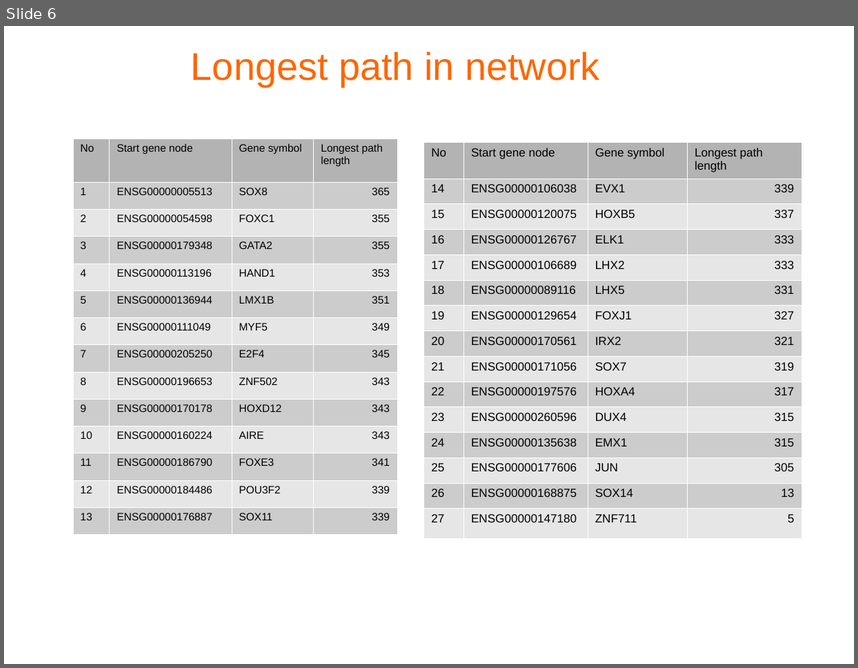
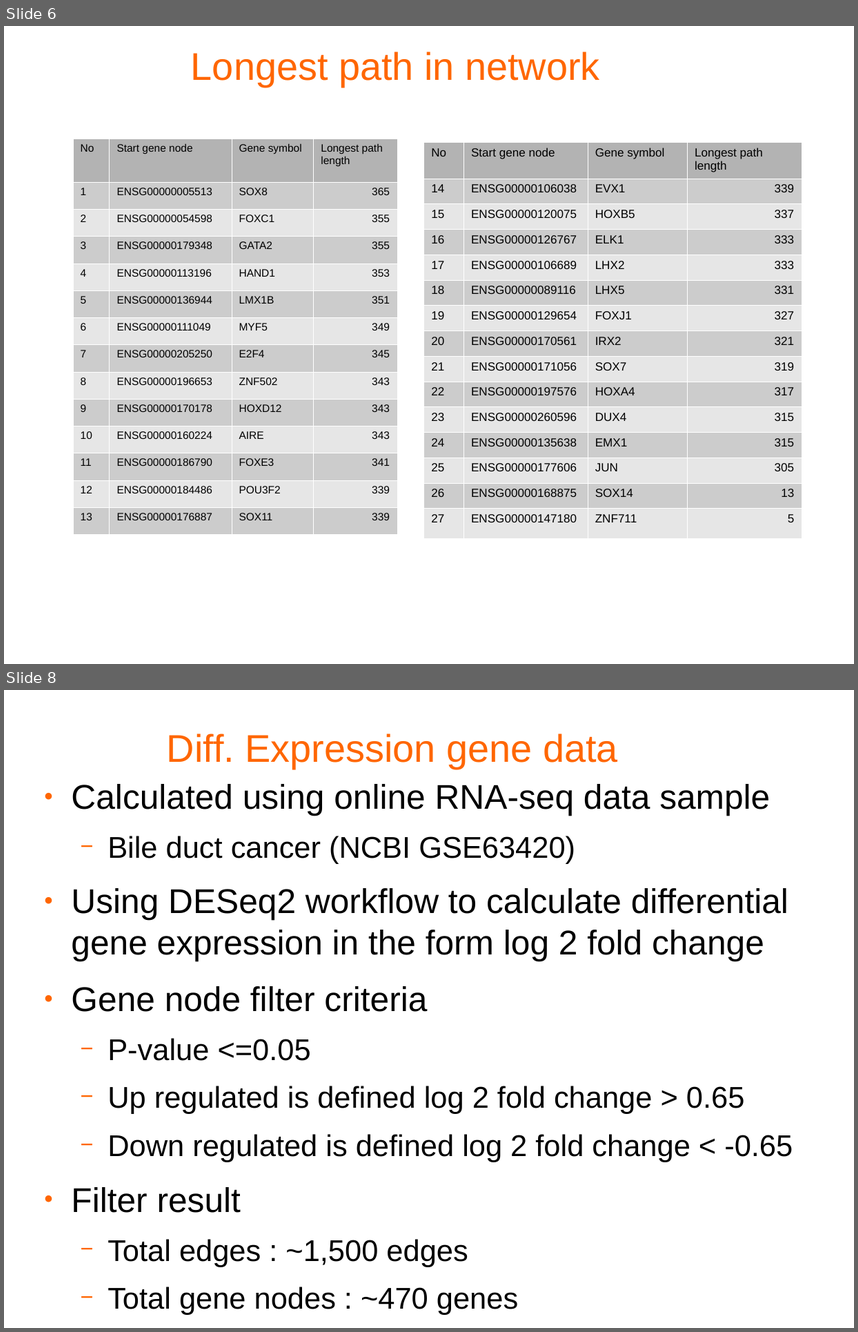
Before and after one commit to barbarian1803/python-grn, a slide deck: data/Result summary.odp. Shown one above the other, each under a label of ours: slide 6 before the commit, slides 6 and 8 after it; the slides between them are not shown. The pictures are 858x668 and 858x1332 pixels, drawn with LibreOffice and Linux fonts; fonts in the diff are those of the drawing; background and template pictures are left out. Boxes give left, top, right and bottom in pixels: in the first picture for what was removed or moved away, otherwise in the second. Text is boxed around its words. In the diff, an @@ line names an element or a change of style, - is before the commit and + after.

```diff
--- a/data/Result summary.odp
+++ b/data/Result summary.odp
@@ slide 8 added at bbox=[4, 690, 854, 1328], background #FFFFFF @@
@@ title added at bbox=[167, 733, 618, 769], 36 pt, text #FF6600 @@
+Diff. Expression gene data
@@ text added at bbox=[71, 784, 793, 1314], 28 pt, text #000000 @@
+● Calculated using online RNA-seq data sample
+  − Bile duct cancer (NCBI GSE63420)
+● Using DESeq2 workflow to calculate differential gene expression in the form log 2 fold change
+● Gene node filter criteria
+  − P-value <=0.05
+  − Up regulated is defined log 2 fold change > 0.65
+  − Down regulated is defined log 2 fold change < -0.65
+● Filter result
+  − Total edges : ~1,500 edges
+  − Total gene nodes : ~470 genes
```
Also in this commit, not shown: 1 slide changed, 6 other slides added, 4 slides removed, 8 other files.
